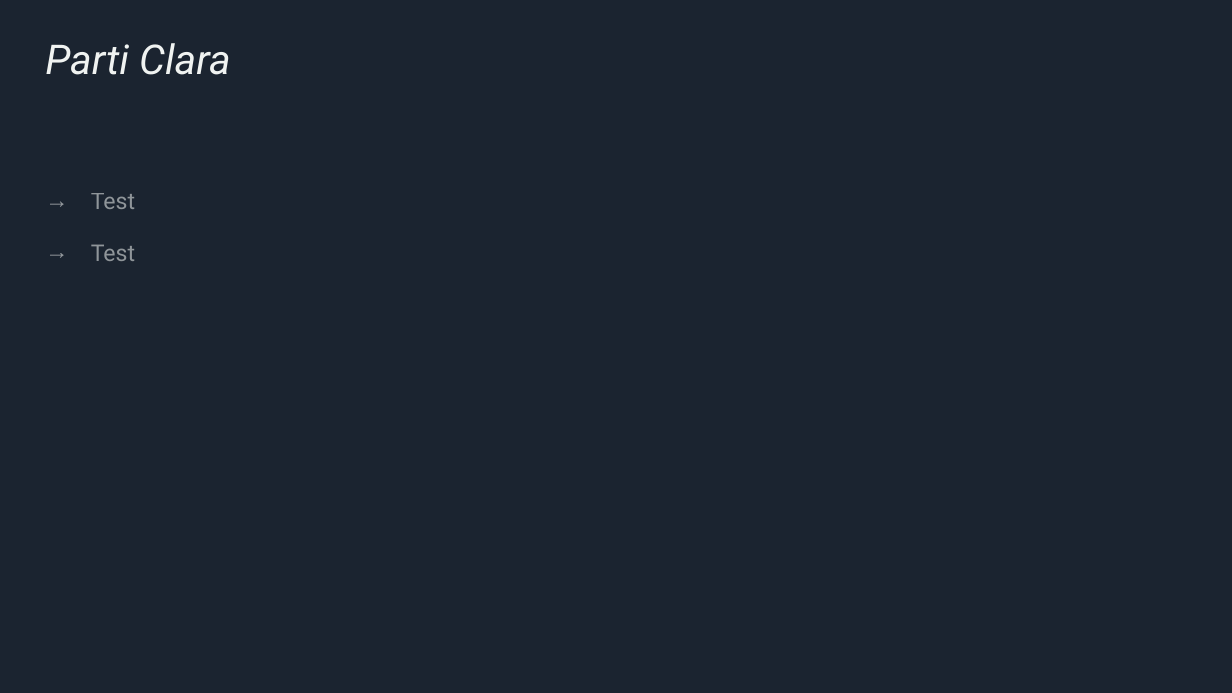
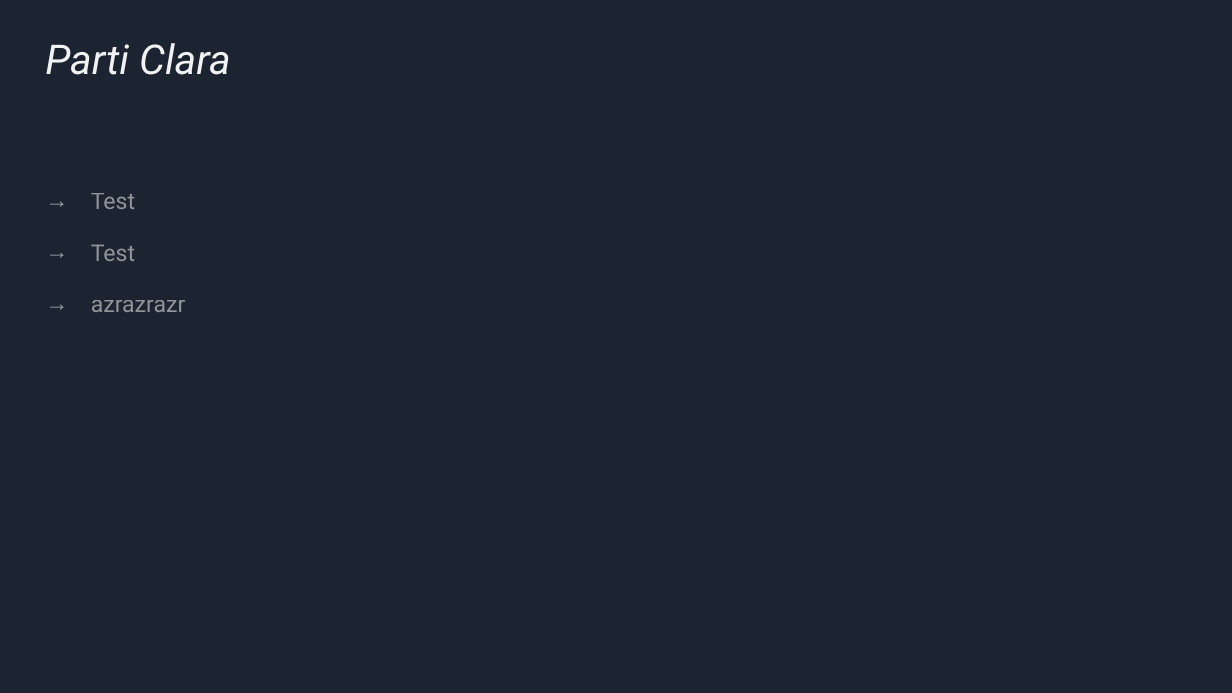
Before and after one commit to KiSEiGitHub/PF-Wordpress, a slide deck: slide 4 of Powerpoint.pptx. Drawn at 1232x693 pixels with LibreOffice and Linux fonts; fonts in the diff are those of the drawing. Boxes give left, top, right and bottom in pixels: in the first picture for what was removed or moved away, otherwise in the second. Text is boxed around its words. In the diff, an @@ line names an element or a change of style, - is before the commit and + after.

Commit message:
clara modif

```diff
--- a/Powerpoint.pptx
+++ b/Powerpoint.pptx
@@ text at [91,300,186,312]: paragraph added @@
+→ azrazrazr
```
